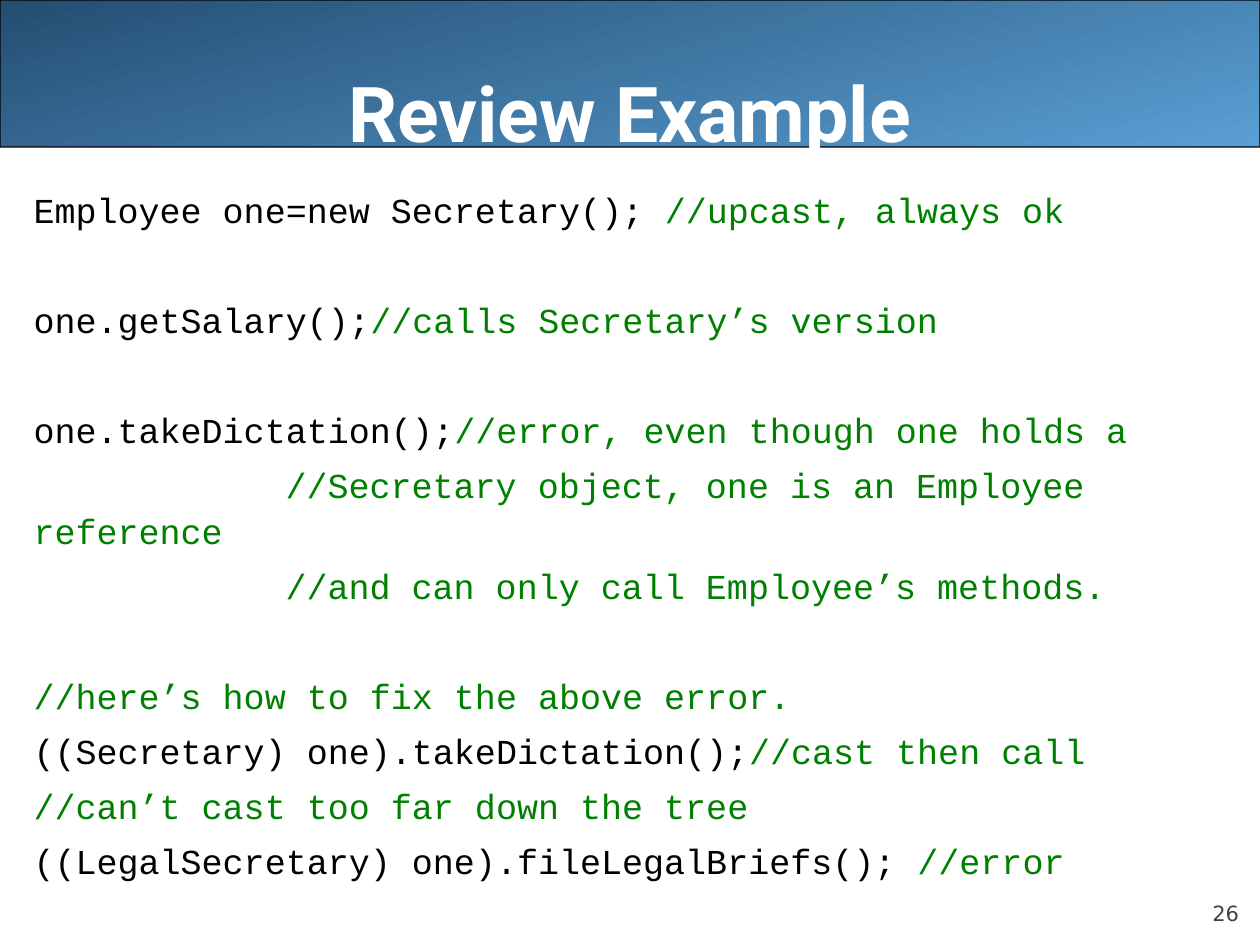
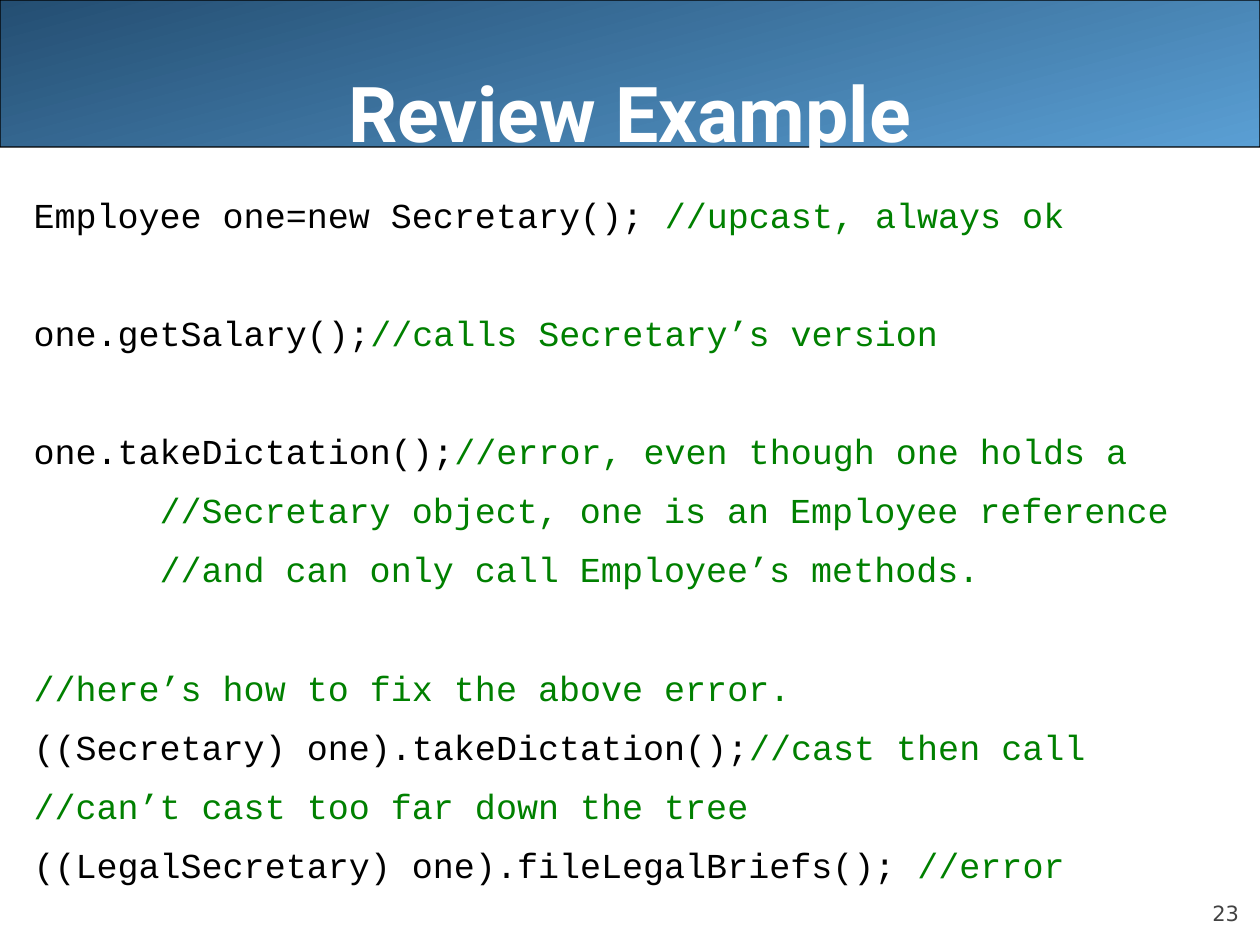
Before and after one commit to LongBaoNguyen/longbaonguyen.github.io, a slide deck: slide 23 of courses/apcsa/lecture17.ppt (slide 26 before the commit). Drawn at 1260x945 pixels with LibreOffice and Linux fonts; fonts in the diff are those of the drawing. Boxes give left, top, right and bottom in pixels: in the first picture for what was removed or moved away, otherwise in the second. Text is boxed around its words. In the diff, an @@ line names an element or a change of style, - is before the commit and + after.

```diff
--- a/courses/apcsa/lecture17.ppt
+++ b/courses/apcsa/lecture17.ppt
@@ text "Employee one=new Secretary(); //upcast, always ..." at bbox=[34, 203, 1168, 886]: line spacing 1.1 to 1.2 @@
@@ page number at bbox=[1212, 905, 1239, 922]: text changed @@
-26
+23
```
Also in this commit, not shown: 3 slides removed, 5 other files.
